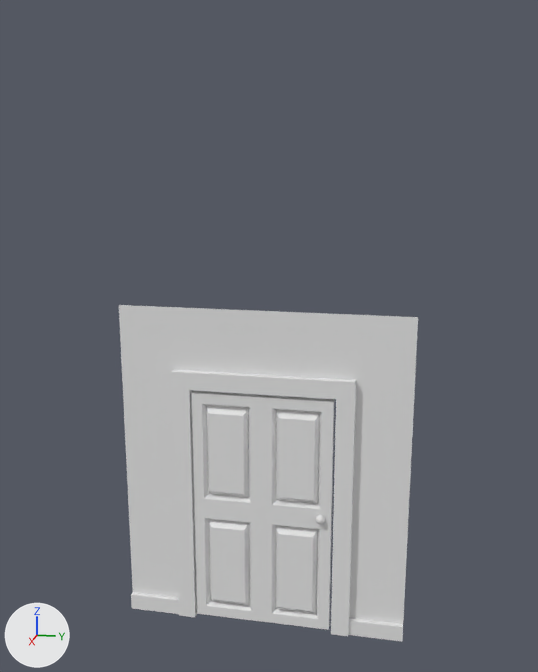
An edit to the FBX model LD56/Assets/Models/blockout assets/closed door.fbx, drawn before and after from the same camera.
One viewpoint serves both versions: a 50 mm lens placed at (3.69, 0.98, 3.32), pointed at (-1.01, 0.04, 2.14). Every picture has the same lights, and +X, +Y and +Z are marked at lower left. Where no turn or scale is listed for an object, it has been applied to the vertices. Vertices at the same position are counted once.

The older version as bpy lines, for what is in view:
```python
me_sphere_003 = bpy.data.meshes.new('Sphere.003')
me_sphere_003.from_pydata(...)  # 612 vertices, 620 faces; spans x -1.02..-0.92, y -1.0..1.0, z 0.0..2.31
# before: 482 (-1.0, -1.0, 2.31) at pixel (118, 304), 484 (-1.0, 1.0, 2.31) at pixel (418, 317), 492 (-1.0, 0.0, 2.31) at pixel (262, 310), 497 (-1.0, -0.5, 2.31) at pixel (189, 307), 502 (-1.0, 0.5, 2.31) at pixel (338, 313)
# before: 507 (-1.0, 0.75, 2.31) at pixel (378, 315), 508 (-1.0, -0.75, 2.31) at pixel (153, 306)
ob_sphere_002 = bpy.data.objects.new('Sphere.002', me_sphere_003)
ob_sphere_002.location = (0.0, 0.0, 0.0)
```
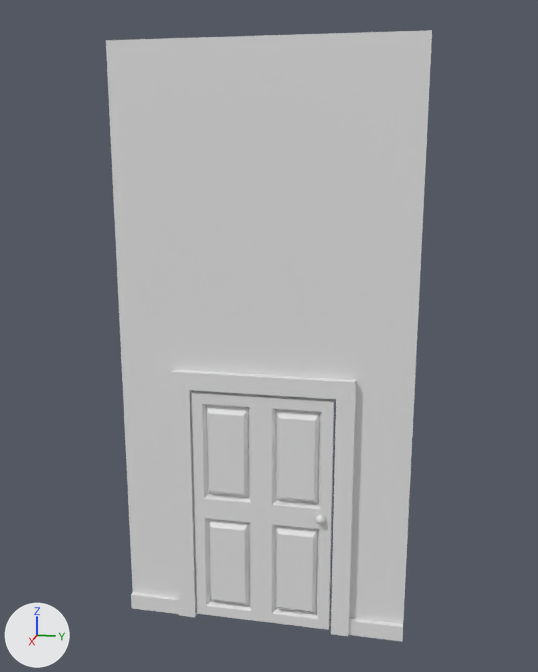
The newer file is also rescaled (x2.5) as a whole; pictures and numbers use the older file's frame.

Changed parts and their boxes [x1, y1, x2, y2] in the pictures (538 x 672 px; the box of a moved part takes in the faces that stretch with it):
'Sphere.002', reshaped (9% wider, 81% taller)
    before: [119, 305, 418, 642]
    after: [106, 30, 432, 642]
part 1 of me_sphere_003, moved or reshaped
    before: [119, 305, 418, 320]
    after: [106, 30, 432, 320]

The change, as a diff of the scene's bpy script:
```diff
--- a/LD56/Assets/Models/blockout assets/closed door.fbx.py
+++ b/LD56/Assets/Models/blockout assets/closed door.fbx.py
@@ me_sphere_003 @@
 me_sphere_003.from_pydata(...)  # 612 vertices, 620 faces; spans x -1.02..-0.92, y -1.0..1.0, z 0.0..2.31
 # used by ob_sphere_002; location = (0.0, 0.0, 0.0)
+# me_sphere_003 part 1
+for i in [482, 484, 492, 497, 502, 507, 508]: me_sphere_003.vertices[i].co += Vector((0.0, 0.0, 1.69))
```
